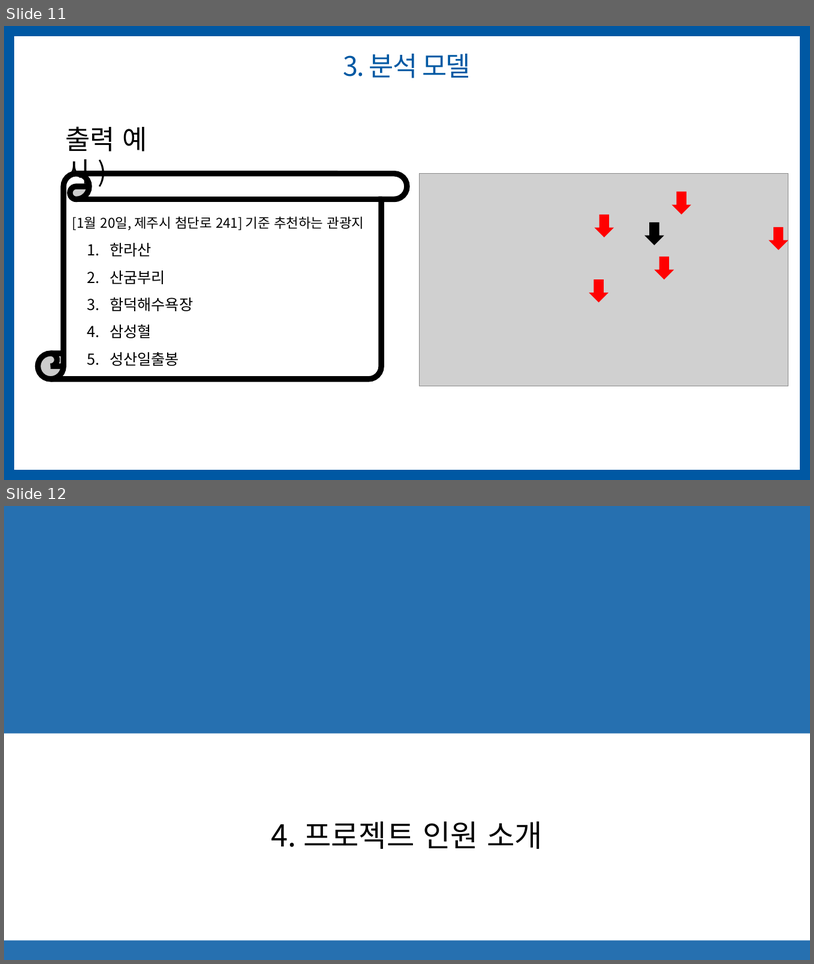
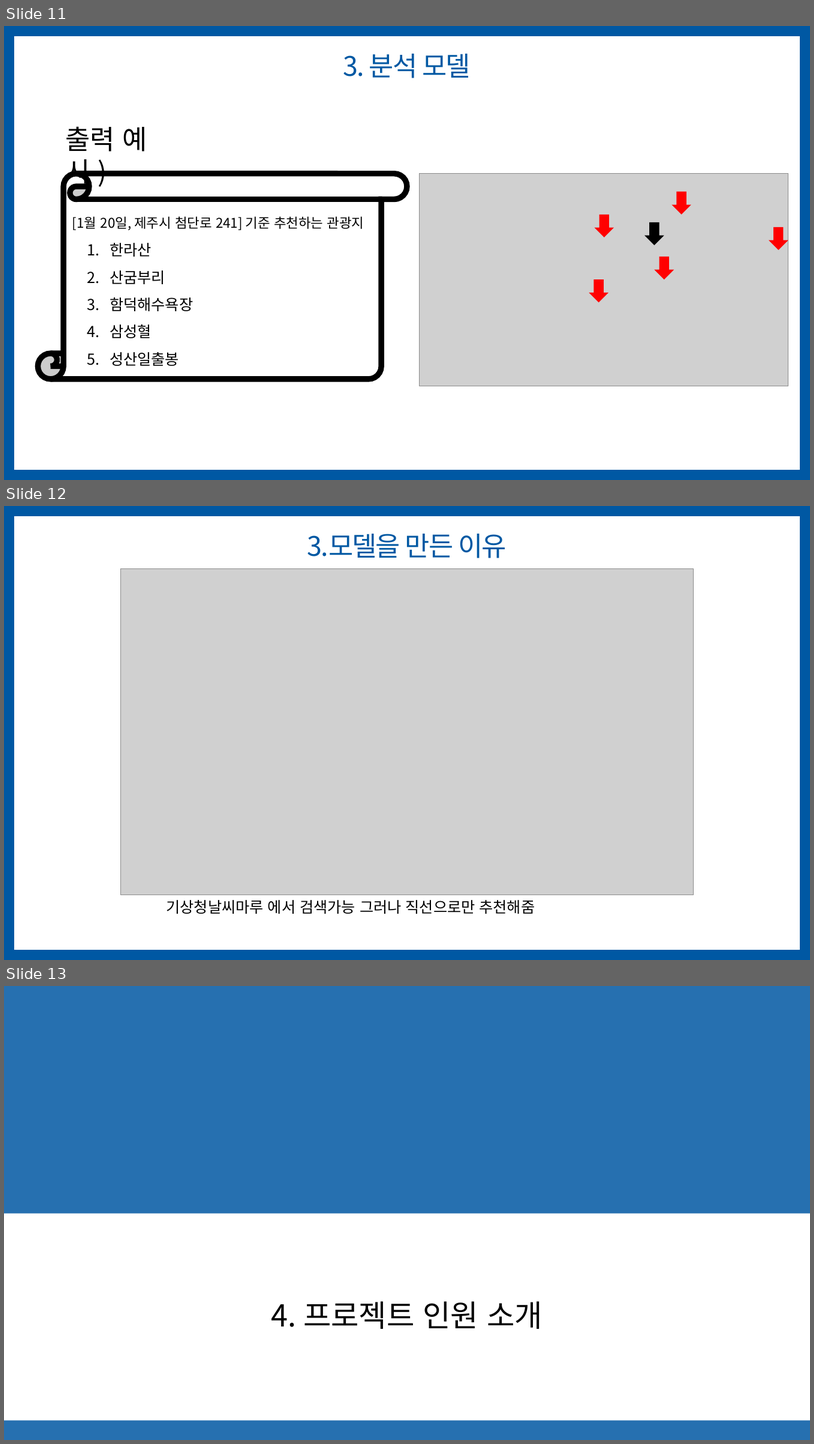
Before and after one commit to jihyeyun00/teamproject_python, a slide deck: 2차 팀프로젝트/6조_복사본_날씨-거리-만족도 기반의 제주도 관광지 추천(이현창,김동훈,김호경,윤지혜).pptx. Shown one above the other, each under a label of ours: slides 11 and 12 before the commit, slides 11, 12 and 13 after it. The pictures are 814x964 and 814x1444 pixels, drawn with LibreOffice and Linux fonts; fonts in the diff are those of the drawing; grey boxes stand for pictures; background and template pictures are left out. Boxes give left, top, right and bottom in pixels: in the first picture for what was removed or moved away, otherwise in the second. Text is boxed around its words. In the diff, an @@ line names an element or a change of style, - is before the commit and + after.

```diff
--- a/2차 팀프로젝트/6조_복사본_날씨-거리-만족도 기반의 제주도 관광지 추천(이현창,김동훈,김호경,윤지혜).pptx
+++ b/2차 팀프로젝트/6조_복사본_날씨-거리-만족도 기반의 제주도 관광지 추천(이현창,김동훈,김호경,윤지혜).pptx
@@ slide 12 added at (4, 506, 810, 960), background #FFFFFF; not listed: 1 template element that a slide beside it also shows @@
@@ title added at (308, 534, 507, 558), 32 pt, text #0058A3 @@
+3.모델을 만든 이유
@@ picture added at (121, 569, 693, 895) @@
@@ text added at (166, 900, 536, 913), 18 pt, text #000000 @@
+기상청날씨마루 에서 검색가능 그러나 직선으로만 추천해줌
@@ what was slide 12 is now slide 13 @@
```
Also in this commit, not shown: 1 other slide added, 3 other files.
